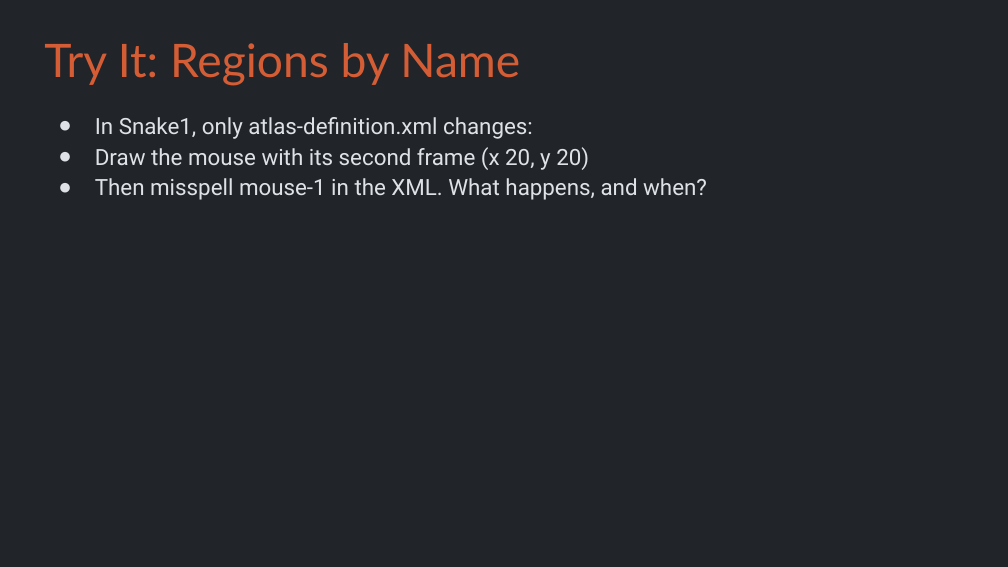
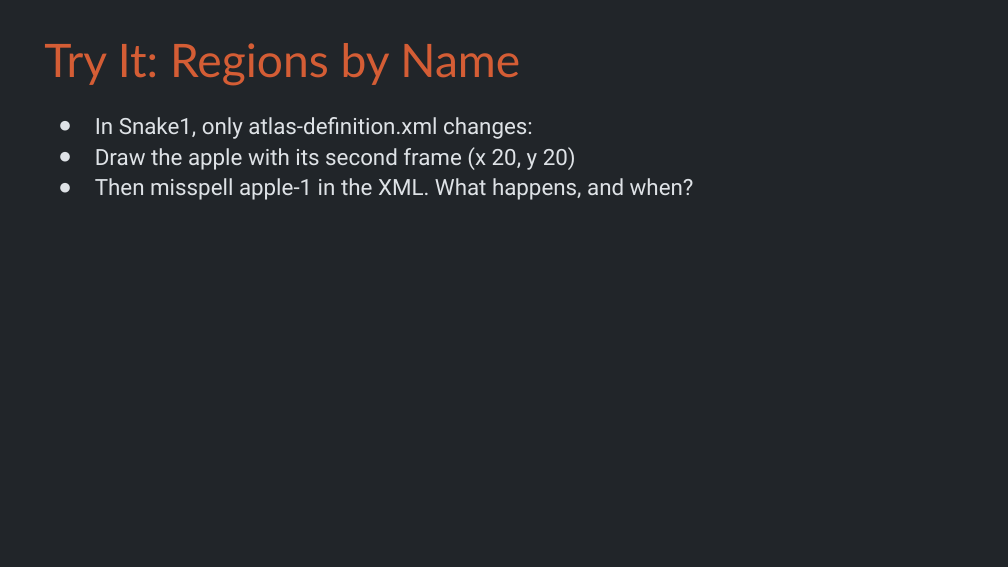
Before and after one commit to Metamate/gar, a slide deck: slide 12 of slides/03 Snake.pptx. Drawn at 1008x567 pixels with LibreOffice and Linux fonts; fonts in the diff are those of the drawing. Boxes give left, top, right and bottom in pixels: in the first picture for what was removed or moved away, otherwise in the second. Text is boxed around its words. In the diff, an @@ line names an element or a change of style, - is before the commit and + after.

```diff
--- a/slides/03 Snake.pptx
+++ b/slides/03 Snake.pptx
@@ text at box(95, 147, 694, 200): text changed @@
-● Draw the mouse with its second frame (x 20, y 20)
-● Then misspell mouse-1 in the XML. What happens, and when?
+● Draw the apple with its second frame (x 20, y 20)
+● Then misspell apple-1 in the XML. What happens, and when?
```
Also in this commit, not shown: 5 other slides changed, 3 other files.
